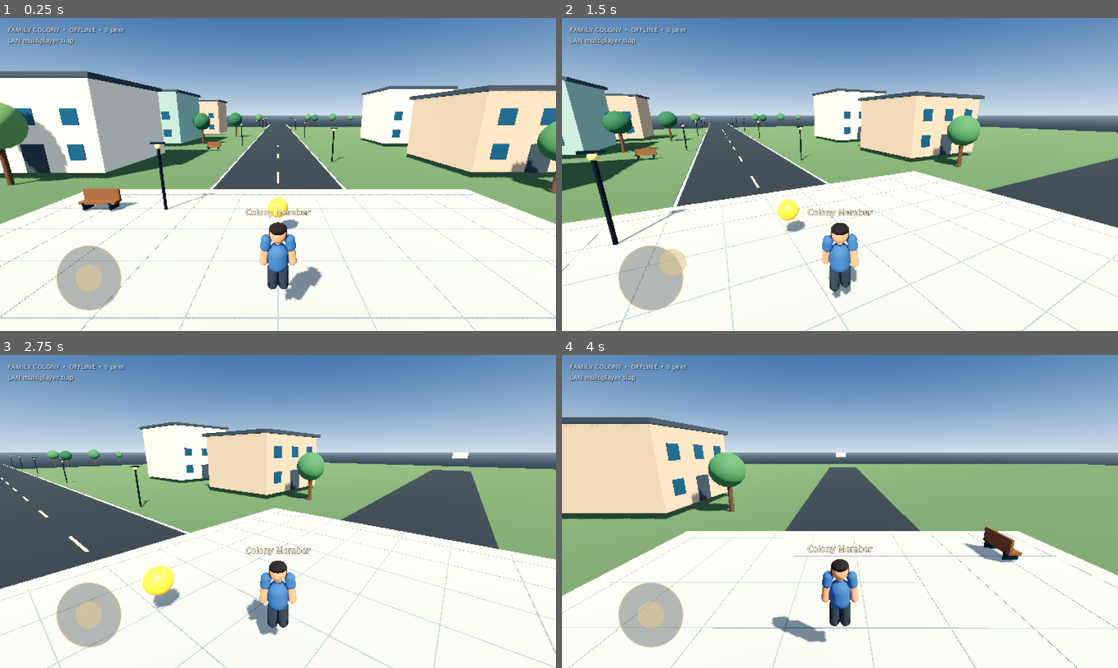
Above: before the commit, frames 1-4 (two rows, left to right).
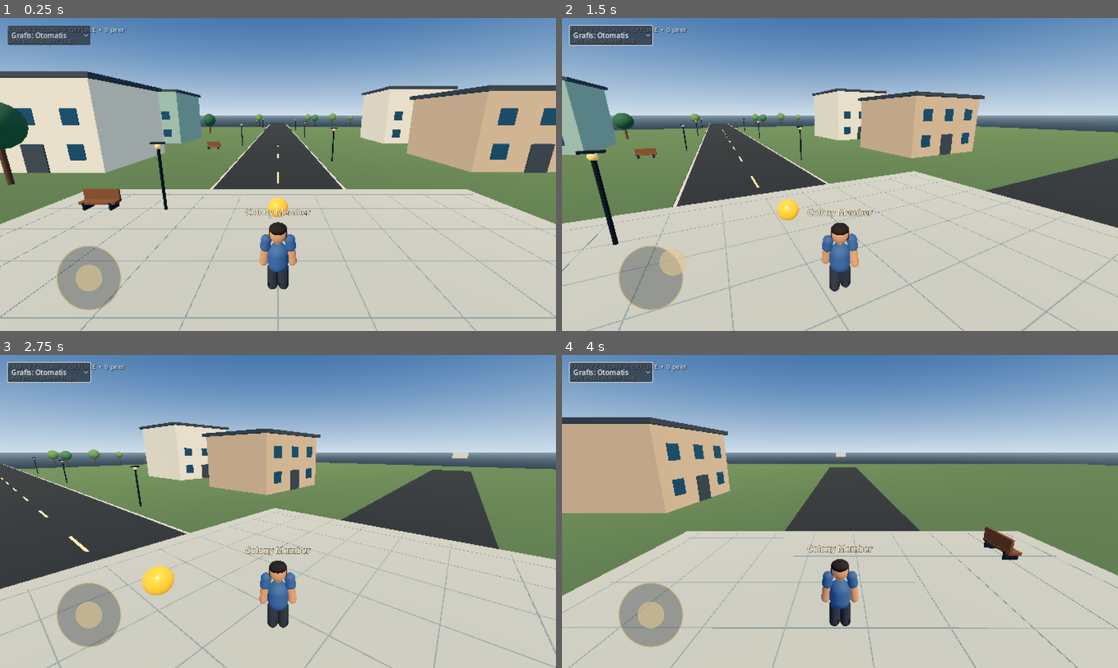
Above: after the commit, the same moments.

Repository: itok1234/FAMILY-COLONY
Game: Godot game, scene res://scenes/world.tscn
Two runs of this game, one before a commit and one after it. Both use one fixed random seed, a clock stepped at 60 frames per second and the inputs below.
Inputs (mouse positions are in pixels of both pictures, inside the frame that each line leads up to):
- Up to frame 1 (0.25 s): no input
- Up to frame 2 (1.5 s): click (612, 36) at 0.5 s, where only the run after the commit has a clickable "Grafis: Otomatis"; tap Enter at 1.25 s; drag from (650, 277) to (895, 105) at 1.27 s
- Up to frame 3 (2.75 s): drag from (166, 527) to (250, 574) at 2.02 s
- Up to frame 4 (4 s): tap Space at 2.75 s; move the mouse to (895, 442) at 2.77 s; hold D (move_right) 2.78-3.5 s; hold E (interact) 2.78-3.5 s; drag from (812, 574) to (673, 464) at 3.52 s

The runs differ from the first frame. In frame 1, 71% of the frame differs, in the area x 0-100%, y 2-100%; in frame 2, 69%; in frame 3, 68%; in frame 4, 69%.

Commit message:
Add adaptive graphics profiles and saved quality setting

Diff:
--- a/godot_world/scripts/quality_manager.gd
+++ b/godot_world/scripts/quality_manager.gd
@@ -1,34 +1,110 @@
 extends Node
-## Device quality presets. These presets never remove app features or member access.
+## Adaptive graphics profiles for a wide range of Android devices.
+## Quality changes rendering only; they never disable gameplay or member features.
 
-enum Quality { PERFORMANCE, BALANCED, HIGH, ULTRA }
+enum Quality { AUTO, PERFORMANCE, BALANCED, HIGH }
 
-@export var default_quality: Quality = Quality.BALANCED
+@export var default_quality: Quality = Quality.AUTO
 @export var world_environment_path: NodePath = NodePath("../WorldEnvironment")
+@export var sun_path: NodePath = NodePath("../Sun")
+@export var environment_builder_path: NodePath = NodePath("../EnvironmentBuilder")
 
 @onready var world_environment: WorldEnvironment = get_node_or_null(world_environment_path) as WorldEnvironment
+@onready var sun: DirectionalLight3D = get_node_or_null(sun_path) as DirectionalLight3D
+@onready var environment_builder: Node = get_node_or_null(environment_builder_path)
+
+var _selected_quality: Quality = Quality.AUTO
+var _quality_picker: OptionButton
+
 
 func _ready() -> void:
-	apply_quality(default_quality)
+	_load_saved_quality()
+	_build_quality_picker()
+	apply_quality(_selected_quality)
+
+
+func _load_saved_quality() -> void:
+	var config := ConfigFile.new()
+	var err := config.load("user://family_colony_settings.cfg")
+	if err == OK:
+		_selected_quality = int(config.get_value("graphics", "quality", int(default_quality))) as Quality
+	else:
+		_selected_quality = default_quality
+	_selected_quality = clampi(int(_selected_quality), int(Quality.AUTO), int(Quality.HIGH)) as Quality
+
+
+func _save_quality() -> void:
+	var config := ConfigFile.new()
+	config.set_value("graphics", "quality", int(_selected_quality))
+	var err := config.save("user://family_colony_settings.cfg")
+	if err != OK:
+		push_warning("FAMILY COLONY: Graphics preference could not be saved.")
+
+
+func _build_quality_picker() -> void:
+	var layer := CanvasLayer.new()
+	layer.name = "GraphicsSettingsLayer"
+	layer.layer = 20
+	add_child(layer)
+
+	_quality_picker = OptionButton.new()
+	_quality_picker.name = "GraphicsQualityPicker"
+	_quality_picker.position = Vector2(18, 18)
+	_quality_picker.custom_minimum_size = Vector2(190, 44)
+	_quality_picker.add_item("Grafis: Otomatis", Quality.AUTO)
+	_quality_picker.add_item("Grafis: Hemat", Quality.PERFORMANCE)
+	_quality_picker.add_item("Grafis: Seimbang", Quality.BALANCED)
+	_quality_picker.add_item("Grafis: Tinggi", Quality.HIGH)
+	_quality_picker.item_selected.connect(_on_quality_selected)
+	layer.add_child(_quality_picker)
+
+
+func _on_quality_selected(index: int) -> void:
+	_selected_quality = int(_quality_picker.get_item_id(index)) as Quality
+	_save_quality()
+	apply_quality(_selected_quality)
+
+
+func _resolve_auto_quality() -> Quality:
+	if OS.get_name() == "Android" and OS.get_processor_count() <= 6:
+		return Quality.PERFORMANCE
+	return Quality.BALANCED
+
 
 func apply_quality(level: Quality) -> void:
+	var resolved: Quality = _resolve_auto_quality() if level == Quality.AUTO else level
 	var viewport := get_viewport()
-	match level:
+
+	match resolved:
 		Quality.PERFORMANCE:
 			viewport.scaling_3d_scale = 0.70
+			viewport.msaa_3d = Viewport.MSAA_DISABLED
+			_set_scene_density(10, 4, 3)
 			_set_effects(false, false)
 		Quality.BALANCED:
 			viewport.scaling_3d_scale = 0.85
-			_set_effects(false, true)
+			viewport.msaa_3d = Viewport.MSAA_DISABLED
+			_set_scene_density(18, 7, 4)
+			_set_effects(false, false)
 		Quality.HIGH:
 			viewport.scaling_3d_scale = 1.0
-			_set_effects(true, true)
-		Quality.ULTRA:
-			viewport.scaling_3d_scale = 1.25
+			viewport.msaa_3d = Viewport.MSAA_2X
+			_set_scene_density(26, 10, 5)
 			_set_effects(true, true)
 
-func _set_effects(ambient_occlusion: bool, glow: bool) -> void:
+
+func _set_scene_density(trees: int, lamps: int, buildings: int) -> void:
+	if environment_builder == null:
+		return
+	environment_builder.set("tree_count", trees)
+	environment_builder.set("lamp_count", lamps)
+	environment_builder.set("building_count", buildings)
+
+
+func _set_effects(shadows: bool, glow: bool) -> void:
+	if sun != null:
+		sun.shadow_enabled = shadows
 	if world_environment == null or world_environment.environment == null:
 		return
 	world_environment.environment.glow_enabled = glow
-	world_environment.environment.ssr_enabled = ambient_occlusion
+	world_environment.environment.ssr_enabled = false
